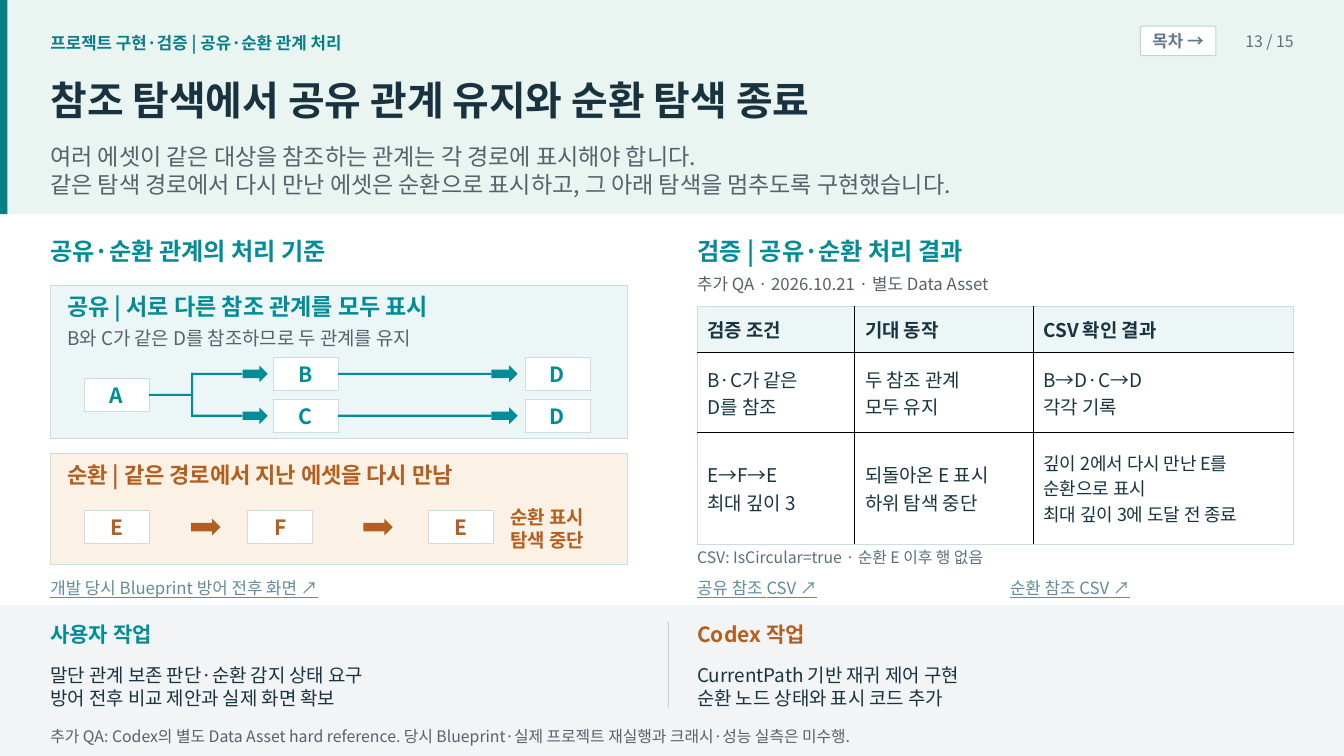
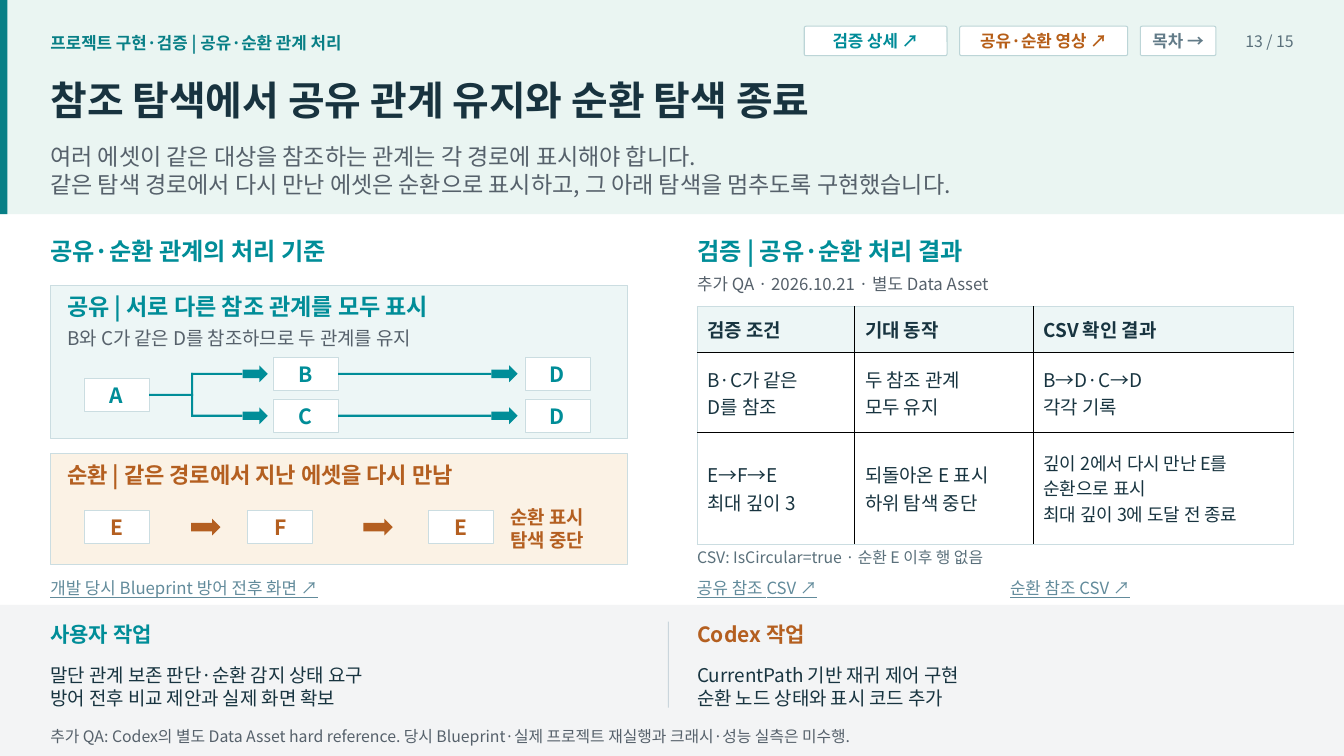
Before and after one commit to Razria93/razria93.github.io, a slide deck: slide 13 of files/pptx/plugin-review.pptx. Drawn at 1344x756 pixels with LibreOffice and Linux fonts; fonts in the diff are those of the drawing. Boxes give left, top, right and bottom in pixels: in the first picture for what was removed or moved away, otherwise in the second. Text is boxed around its words. In the diff, an @@ line names an element or a change of style, - is before the commit and + after.

```diff
--- a/files/pptx/plugin-review.pptx
+++ b/files/pptx/plugin-review.pptx
@@ rounded rectangle added at (x1=805, y1=26, x2=948, y2=55), fill #FFFFFF, outline #BCD5D7 0.75 pt, 12 pt, text #008B98, bold @@
+검증 상세 ↗
@@ rounded rectangle added at (x1=960, y1=26, x2=1128, y2=55), fill #FFFFFF, outline #BCD5D7 0.75 pt, 12 pt, text #B65E18, bold @@
+공유·순환 영상 ↗
```
Also in this commit, not shown: 4 other slides changed, 10 other files.
